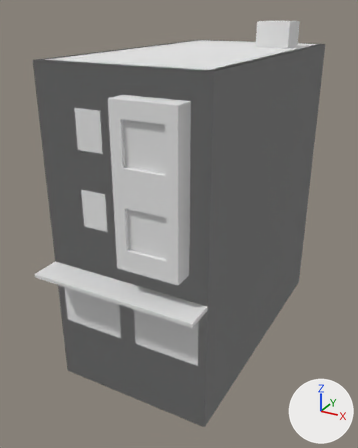
A saved change to the glTF model assets/models/buildings/res_old/bld_res_old_c_gf.glb.
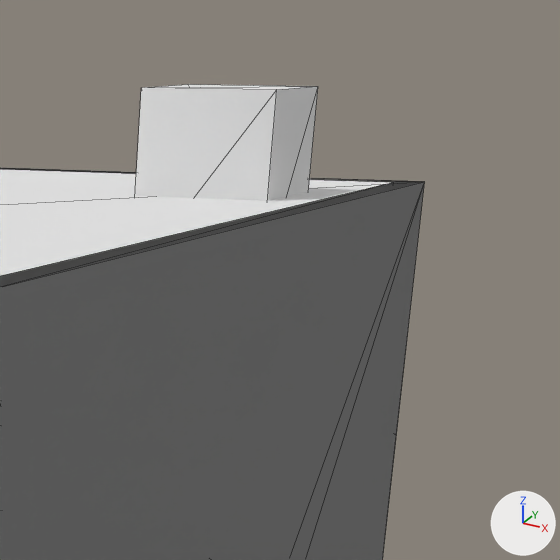
There are two pictures of each version: one whole from a 50 mm lens placed at (9.77, -20.0, 12.82), pointed at (-0.42, -1.48, 3.56), one close up on the part from 62% to 100% of the width and 0% to 30% of the height. The axes (+X, +Y, +Z) are drawn at lower right. The lights are the same throughout. The first two pictures are the older version. The close-ups show mesh edges as thin lines. Objects named as collision shapes, trigger or cutter boxes, shadow casters or lower levels of detail are left out. Vertices at exactly the same position are counted once.

The scene before the commit, as lines of its bpy script (objects in view):
```python
me_bld_res_old_c_gf_lod0 = bpy.data.meshes.new('bld_res_old_c_gf_LOD0')
me_bld_res_old_c_gf_lod0.from_pydata(...)  # 134 vertices, 188 faces; spans x -3.5..3.5, y -7.7..6.5, z -2.5..12.2
me_bld_res_old_c_gf_lod0.materials.append(mat_mat_kit)  # white #e7e7e7
me_bld_res_old_c_gf_proxy = bpy.data.meshes.new('bld_res_old_c_gf_PROXY')
me_bld_res_old_c_gf_proxy.from_pydata(...)  # 8 vertices, 10 faces; spans x -3.5..3.5, y -6.5..6.5, z -2.5..11.1
me_bld_res_old_c_gf_proxy.materials.append(mat_mat_kit)  # white #e7e7e7
ob_bld_res_old_c_gf_lod0 = bpy.data.objects.new('bld_res_old_c_gf_LOD0', me_bld_res_old_c_gf_lod0)
ob_bld_res_old_c_gf_lod0.location = (0.0, 0.0, 0.0)
ob_bld_res_old_c_gf_proxy = bpy.data.objects.new('bld_res_old_c_gf_PROXY', me_bld_res_old_c_gf_proxy)
ob_bld_res_old_c_gf_proxy.location = (0.0, 0.0, 0.0)
```
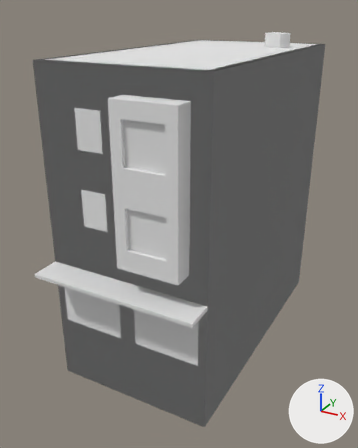
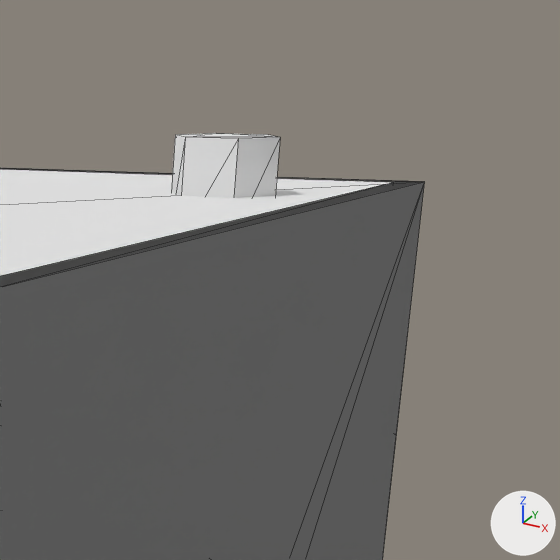
Where the change shows, as pixel boxes (x1, y1, x2, y2) in the close-ups (560 x 560 px):
'bld_res_old_c_gf_LOD0', reshaped
    before: (0, 84, 425, 560)
    after: (0, 133, 425, 560)
part 1 of me_bld_res_old_c_gf_lod0, rebuilt (40% narrower, 44% shorter)
    before: (135, 84, 318, 201)
    after: (171, 133, 280, 198)

The change, as a diff of the scene's bpy script:
```diff
--- a/assets/models/buildings/res_old/bld_res_old_c_gf.glb.py
+++ b/assets/models/buildings/res_old/bld_res_old_c_gf.glb.py
@@ me_bld_res_old_c_gf_lod0 @@
 # used by ob_bld_res_old_c_gf_lod0; location = (0.0, 0.0, 0.0)
-me_bld_res_old_c_gf_lod0.from_pydata(...)  # 134 vertices, 188 faces; spans x -3.5..3.5, y -7.7..6.5, z -2.5..12.2
+me_bld_res_old_c_gf_lod0.from_pydata(...)  # 146 vertices, 202 faces; spans x -3.5..3.5, y -7.7..6.5, z -2.5..11.7
+# me_bld_res_old_c_gf_lod0 part 1: the loose piece of 8 vertices spanning x 1.25..2.75, y 2.75..4.25, z 10.2..12.2 is rebuilt with 12 vertices and now spans x 1.4..2.6, y 2.98..4.02, z 10.6..11.7
+# other edits to the shape of me_bld_res_old_c_gf_lod0 do not show in these pictures
 me_bld_res_old_c_gf_lod0.materials.append(mat_mat_kit)
```
